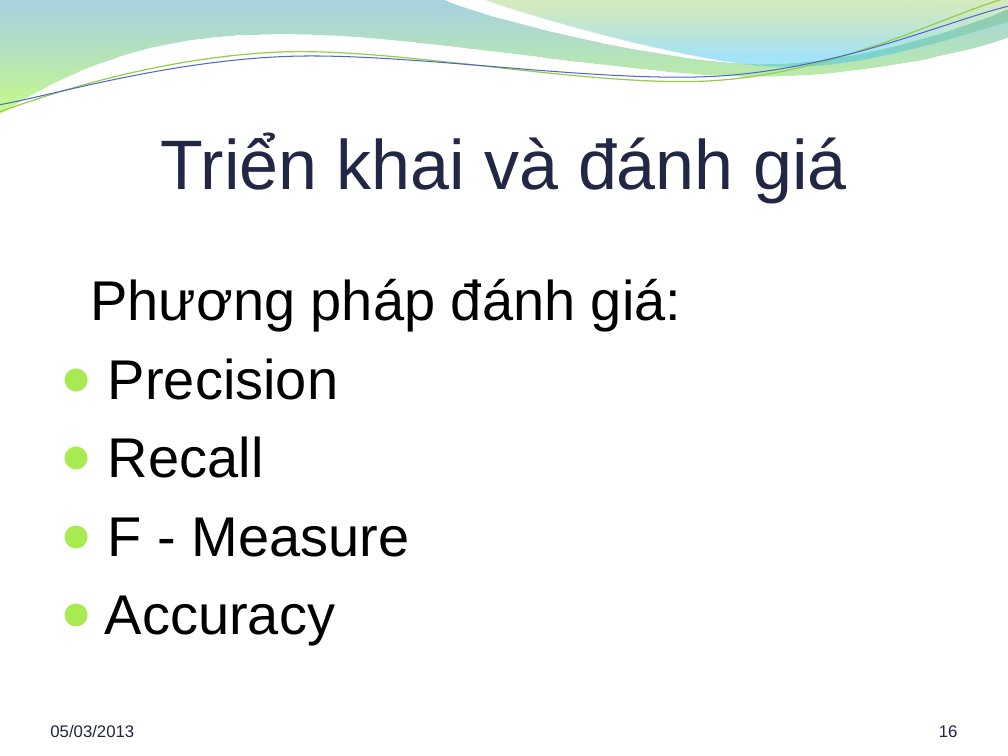
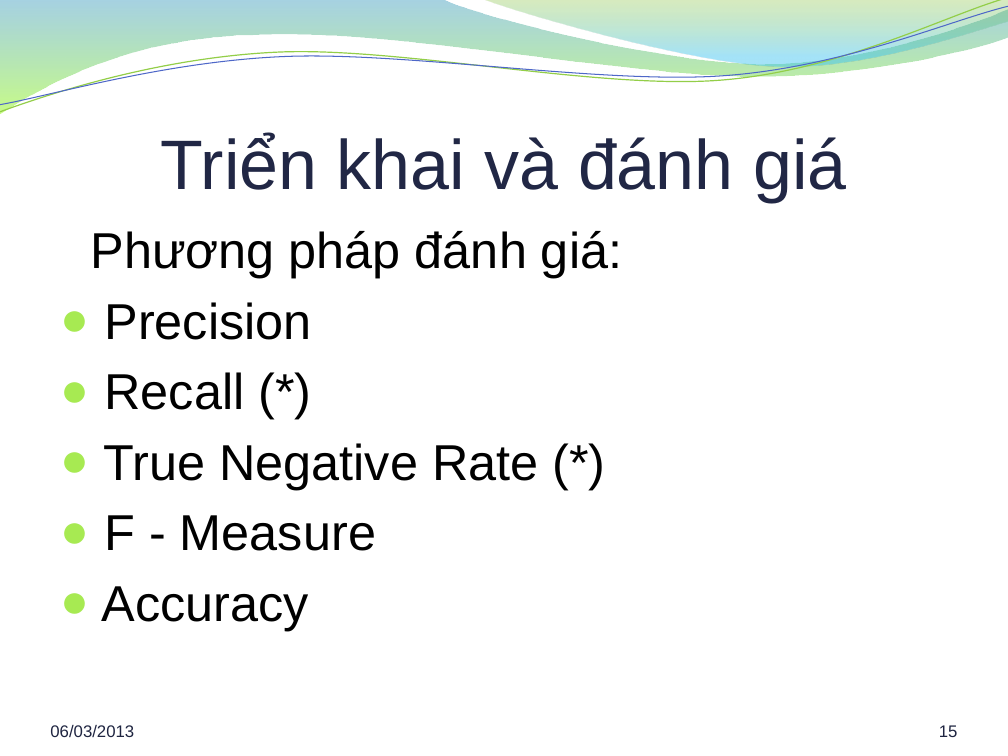
Before and after one commit to hung94it/benhvien, a slide deck: slide 15 of Diabetes/Documents/Report/Bao cao khoa luan.pptx (slide 16 before the commit). Drawn at 1008x756 pixels with LibreOffice and Linux fonts; fonts in the diff are those of the drawing; background and template pictures are left out. Boxes give left, top, right and bottom in pixels: in the first picture for what was removed or moved away, otherwise in the second. Text is boxed around its words. In the diff, an @@ line names an element or a change of style, - is before the commit and + after.

```diff
--- a/Diabetes/Documents/Report/Bao cao khoa luan.pptx
+++ b/Diabetes/Documents/Report/Bao cao khoa luan.pptx
@@ text "Phương pháp đánh giá:" at bbox=[91, 231, 622, 631]: vertical alignment middle to top @@
@@ text at bbox=[91, 231, 622, 631]: size 40 to 36 pt in "Phương pháp đánh giá:", "Precision", "F - Measure", "Accuracy" @@
@@ text at bbox=[104, 372, 538, 490]: text changed; size 40 to 36 pt @@
-● Recall
+● Recall (*)
+● True Negative Rate (*)
@@ text at bbox=[50, 725, 134, 737]: text changed @@
-05/03/2013
+06/03/2013
@@ page number at bbox=[939, 725, 958, 737]: text changed @@
-16
+15
```
Also in this commit, not shown: 23 other slides changed, 4 slides added, 5 slides removed, 3 other files.
